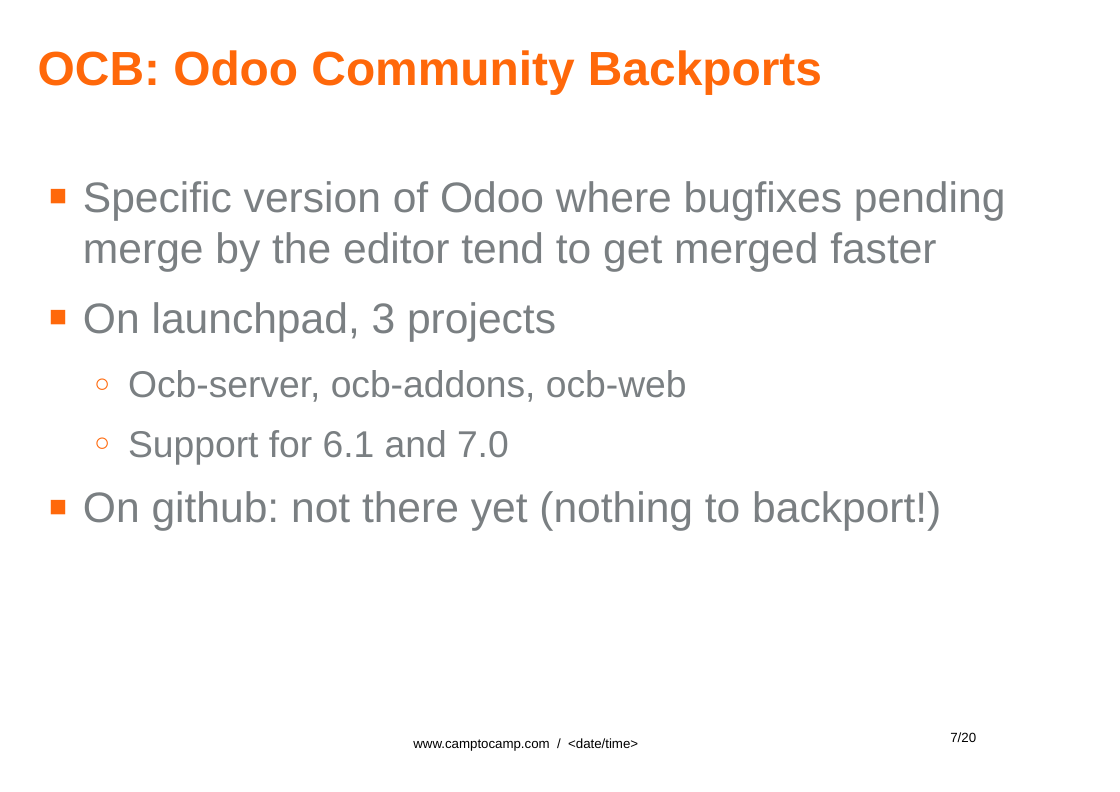
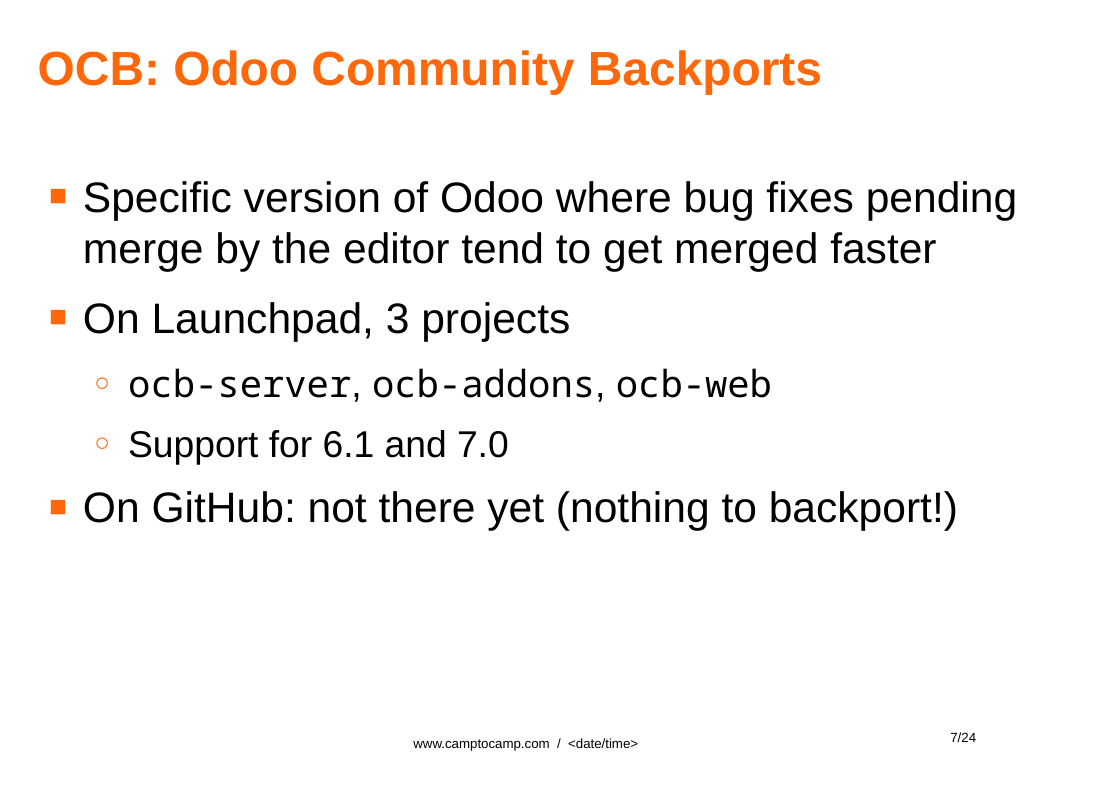
Before and after one commit to gurneyalex/community-days, a slide deck: slide 7 of 2014/talks/Community.odp. Drawn at 1120x792 pixels with LibreOffice and Linux fonts; fonts in the diff are those of the drawing; background and template pictures are left out. Boxes give left, top, right and bottom in pixels: in the first picture for what was removed or moved away, otherwise in the second. Text is boxed around its words. In the diff, an @@ line names an element or a change of style, - is before the commit and + after.

```diff
--- a/2014/talks/Community.odp
+++ b/2014/talks/Community.odp
@@ text at box(83, 181, 1017, 402): text changed; text colour #7A7F82 to #000000 @@
-■ Specific version of Odoo where bugfixes pending merge by the editor tend to get merged faster
-■ On launchpad, 3 projects
-  ○ Ocb-server, ocb-addons, ocb-web
+■ Specific version of Odoo where bug fixes pending merge by the editor tend to get merged faster
+■ On Launchpad, 3 projects
+  ○ ocb-server, ocb-addons, ocb-web
@@ text at box(128, 430, 509, 465): text colour #7A7F82 to #000000 in "Support for 6.1 and 7.0" @@
@@ text at box(83, 491, 958, 531): text changed; text colour #7A7F82 to #000000 @@
-■ On github: not there yet (nothing to backport!)
+■ On GitHub: not there yet (nothing to backport!)
@@ page number at box(950, 732, 976, 742): text changed @@
-7/20
+7/24
```
Also in this commit, not shown: 16 other slides changed, 4 slides added, 4 other files.
